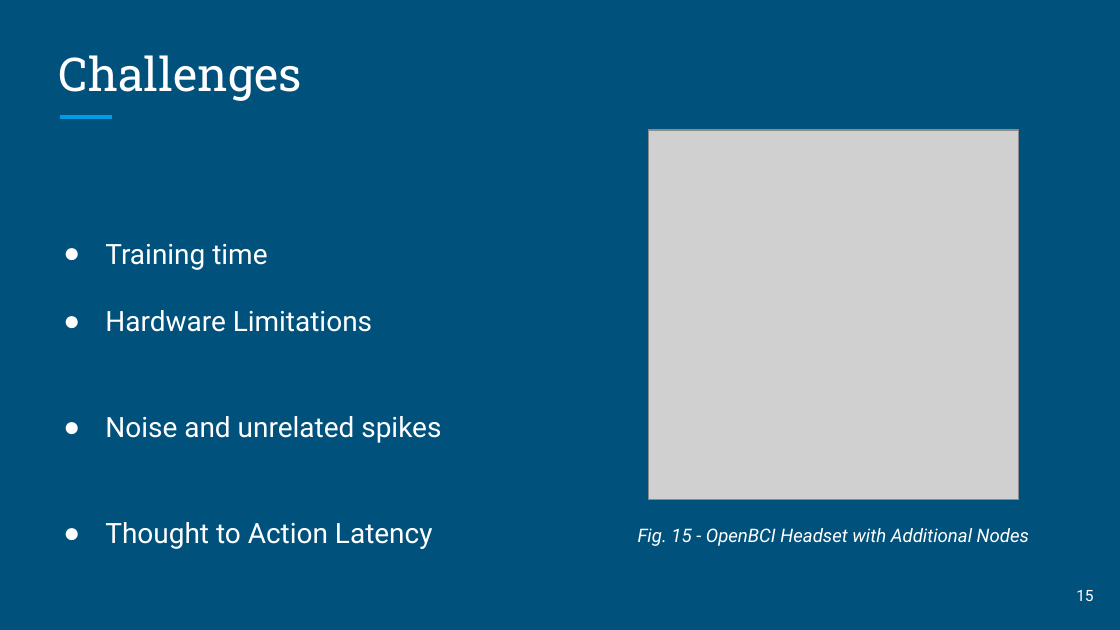
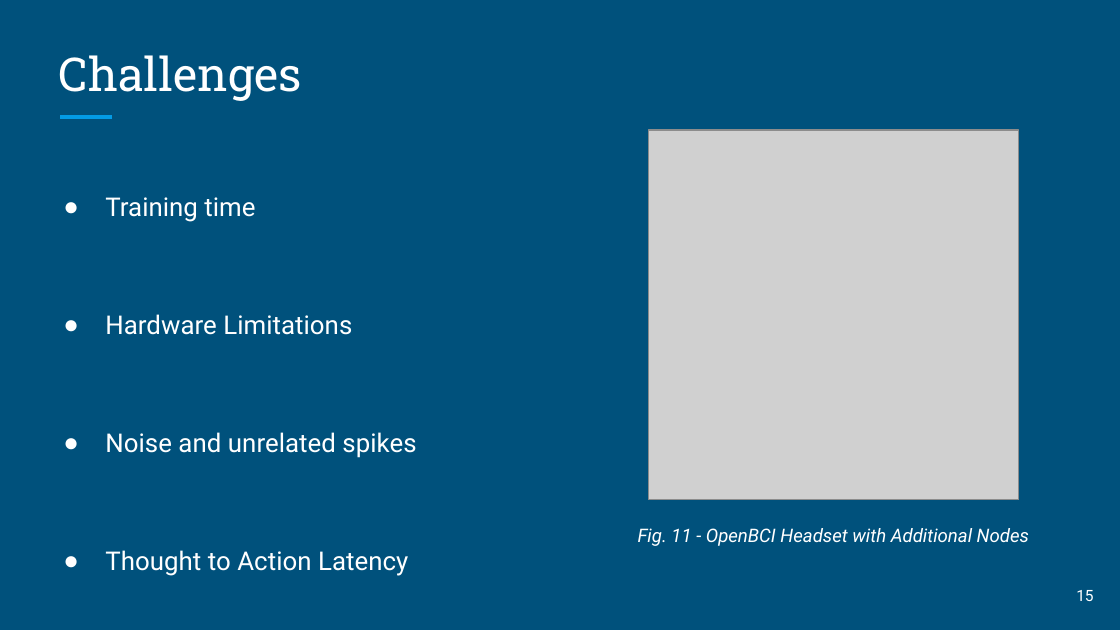
Before and after one commit to knotekbr/cs475_capstone, a slide deck: slide 15 of MindGames Final Presentation (1).pptx. Drawn at 1120x630 pixels with LibreOffice and Linux fonts; fonts in the diff are those of the drawing; grey boxes stand for pictures. Boxes give left, top, right and bottom in pixels: in the first picture for what was removed or moved away, otherwise in the second. Text is boxed around its words. In the diff, an @@ line names an element or a change of style, - is before the commit and + after.

```diff
--- a/MindGames Final Presentation (1).pptx
+++ b/MindGames Final Presentation (1).pptx
@@ text "Training time": place and size @@
-text "Training time" at (105,244,441,549)
+text "Training time" at (105,197,416,576)
@@ text "Training time" at (105,197,416,576): size 18 to 16.6 pt; line spacing 2 to 1.9; less space between paragraphs @@
@@ text at (638,528,1029,546): text changed @@
-Fig. 15 - OpenBCI Headset with Additional Nodes
+Fig. 11 - OpenBCI Headset with Additional Nodes
```
Also in this commit, not shown: 6 other slides changed, 2 other files.
